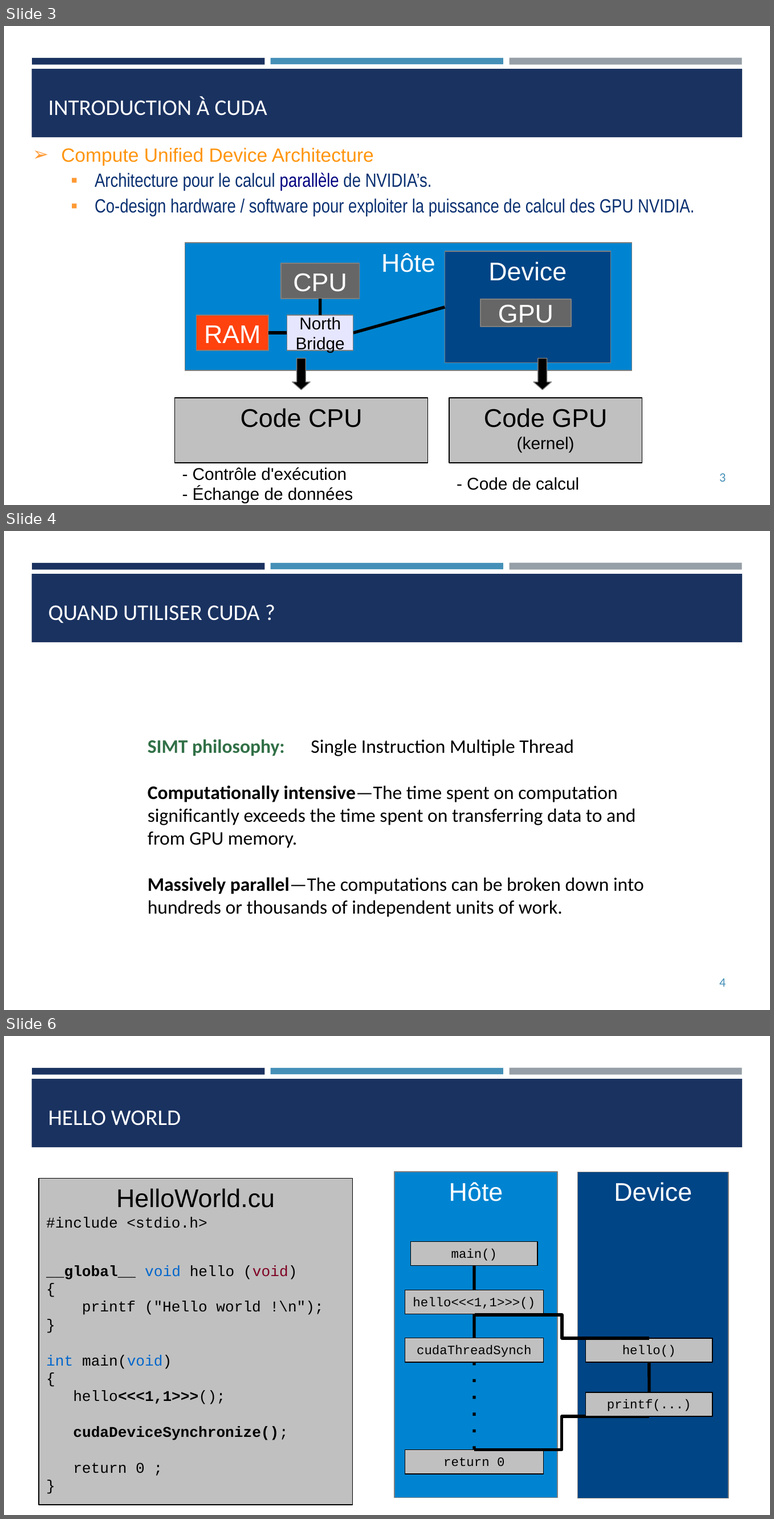
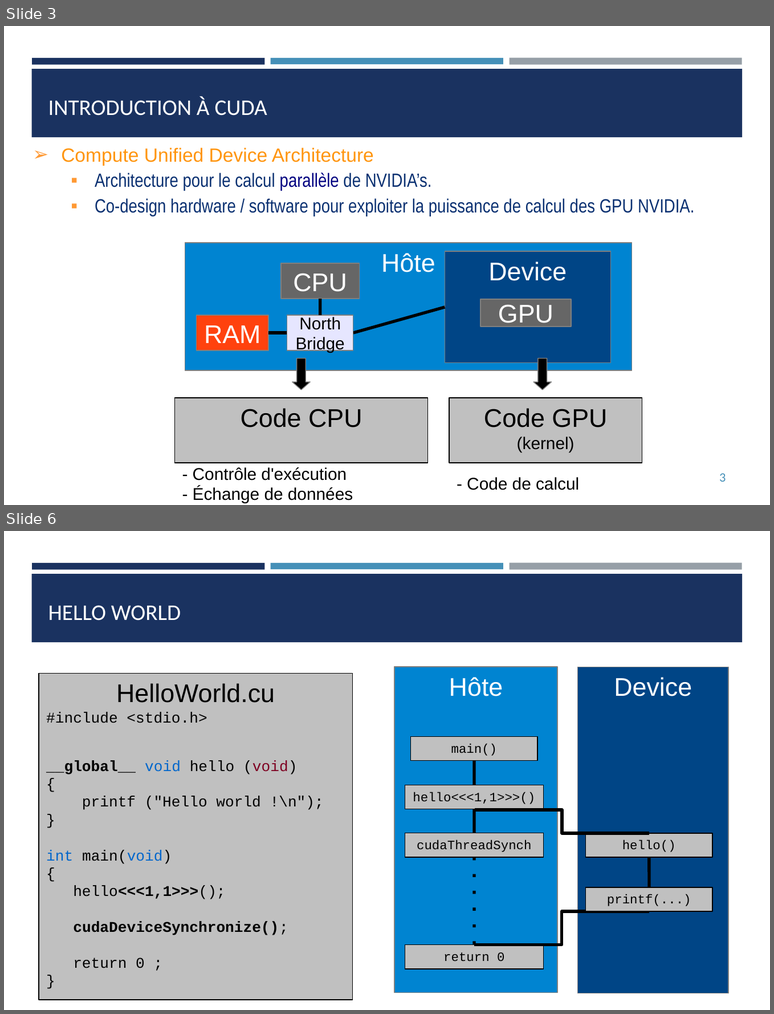
Before and after one commit to franckginguene/hpc_formation_scalian, a slide deck: Diapos/HPC_CUDA.pptx. Shown one above the other, each under a label of ours: slides 3, 4 and 6 before the commit, slides 3 and 6 after it; the slides between them are not shown. The pictures are 774x1519 and 774x1014 pixels, drawn with LibreOffice and Linux fonts; fonts in the diff are those of the drawing. Boxes give left, top, right and bottom in pixels: in the first picture for what was removed or moved away, otherwise in the second. Text is boxed around its words. In the diff, an @@ line names an element or a change of style, - is before the commit and + after.

Commit message:
update CUDA support

```diff
--- a/Diapos/HPC_CUDA.pptx
+++ b/Diapos/HPC_CUDA.pptx
@@ slide 4 removed at (4,531,770,1010), background #FFFFFF; not listed: 4 template elements that a slide beside it also shows @@
@@ title removed at (48,605,260,623) @@
-QUAND UTILISER CUDA ?
@@ text removed at (148,739,644,917) @@
-SIMT philosophy: Single Instruction Multiple Thread
-Computationally intensive—The time spent on computation significantly exceeds the time spent on transferring data to and from GPU memory.
-Massively parallel—The computations can be broken down into hundreds or thousands of independent units of work.
@@ page number removed at (719,978,726,986) @@
-4
```
Also in this commit, not shown: 7 slides changed, 4 slides added.
